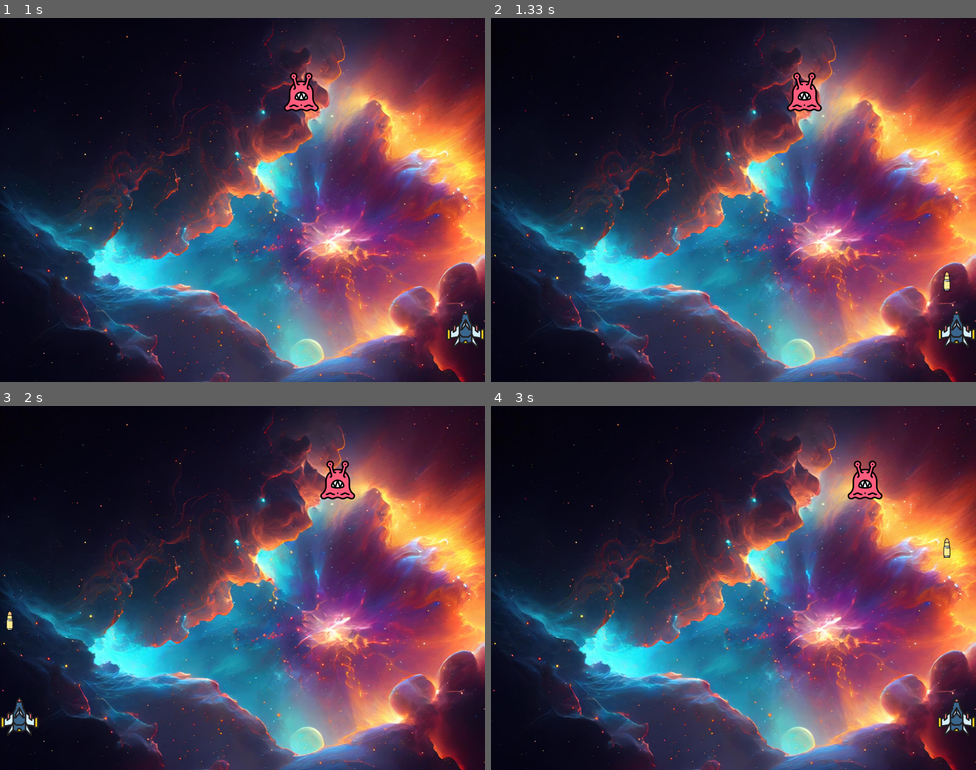
Above: before the commit, frames 1-4 (two rows, left to right).
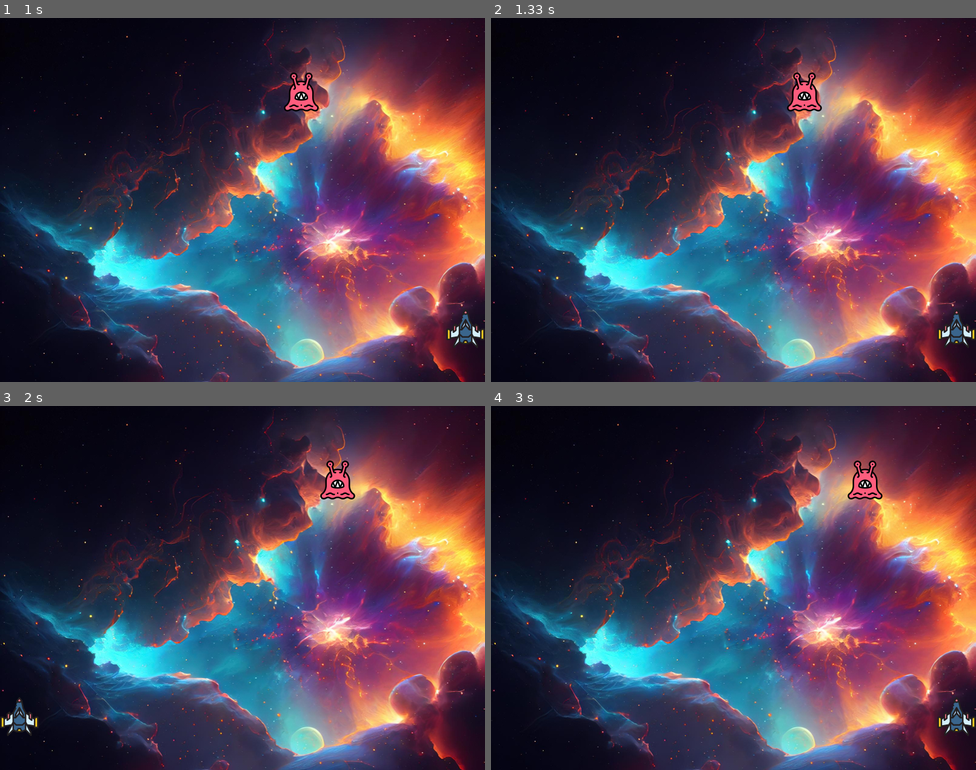
Above: after the commit, the same moments.

Repository: nmarforio/pygame
Game: pygame game, started from main.py
Two runs of this game, one before a commit and one after it. Both use one fixed random seed, a clock stepped at 60 frames per second and the inputs below.
Inputs:
- Up to frame 1 (1 s): hold Right 0.33-0.8 s; hold Right from 0.83 s (still down)
- Up to frame 2 (1.33 s): release Right at 1.3 s
- Up to frame 3 (2 s): hold Left 1.33-1.87 s
- Up to frame 4 (3 s): hold Right 2.33-2.97 s

Frame 1 is identical in both runs. In frame 2, less than 0.1% of the frame differs, in the area x 93-95%, y 69-75%; in frame 3, less than 0.1%; in frame 4, less than 0.1%, in the area x 93-95%, y 36-42%.

Commit message:
bullet work now properly

Diff:
--- a/main.py
+++ b/main.py
@@ -30,14 +30,18 @@
 enemyY = random.randint(50, 150)
 enemyX_change = 1
 enemyY_change = 40
+enemy_state = "alive"
 
 def enemy(x,y):
-    screen.blit(enemyImg,(enemyX,enemyY))
+    if enemy_state == "alive":
+        screen.blit(enemyImg,(enemyX,enemyY))
+    if enemy_state == "dead":
+        print ("GOOD JOB")
+
 
 # bullet
 bulletImg = pygame.image.load('bullet.png')
 bulletY = 480
-bulletX = 0
 bulletY_change = -2
 bullet_state = "ready"  #ready you dont see the bullet / fire yes
 
@@ -45,7 +49,16 @@
 def fire_bullet(x,y):
     global bullet_state
     bullet_state = "fire"
-    screen.blit(bulletImg,(x,y))
+    screen.blit(bulletImg,(x, y))
+
+# def kill_monster(xmonster,ymonster,xbullet,ybullet):
+#     if xmonster and ymonster == xbullet and ybullet:
+#         global bullet_state
+#         global enemy_state
+#         bullet_state = "ready"
+#         enemy_state = "dead"
+
+
 
 
 # Game running
@@ -63,15 +76,19 @@
 # keystroke to move the spaceship and bullets
     if event.type == pygame.KEYDOWN:
         if event.key == pygame.K_UP:
-            fire_bullet(playerX,bulletY)
+            if bullet_state == 'ready':
+                bulletX = playerX
+                fire_bullet(bulletX,bulletY)
+
+
         if event.key == pygame.K_LEFT:
             playerX_change -= 2
         elif event.key == pygame.K_RIGHT:
             playerX_change += 2
     if event.type == pygame.KEYUP:
-        if event.key == pygame.K_LEFT or event.key == pygame.K_RIGHT or event.key == pygame.K_UP:
+        if event.key == pygame.K_LEFT or event.key == pygame.K_RIGHT:
             playerX_change = 0
-            fire_bullet(playerX,bulletY)
+
 
 
 
@@ -95,8 +112,14 @@
         enemyY += enemyY_change
 
 # bullet movements
+    if bulletY <= 0:
+        bulletY = 480
+        bullet_state = 'ready'
     if bullet_state is 'fire':
+        fire_bullet(bulletX, bulletY)
         bulletY += bulletY_change
+
+
 
 
 # called function
